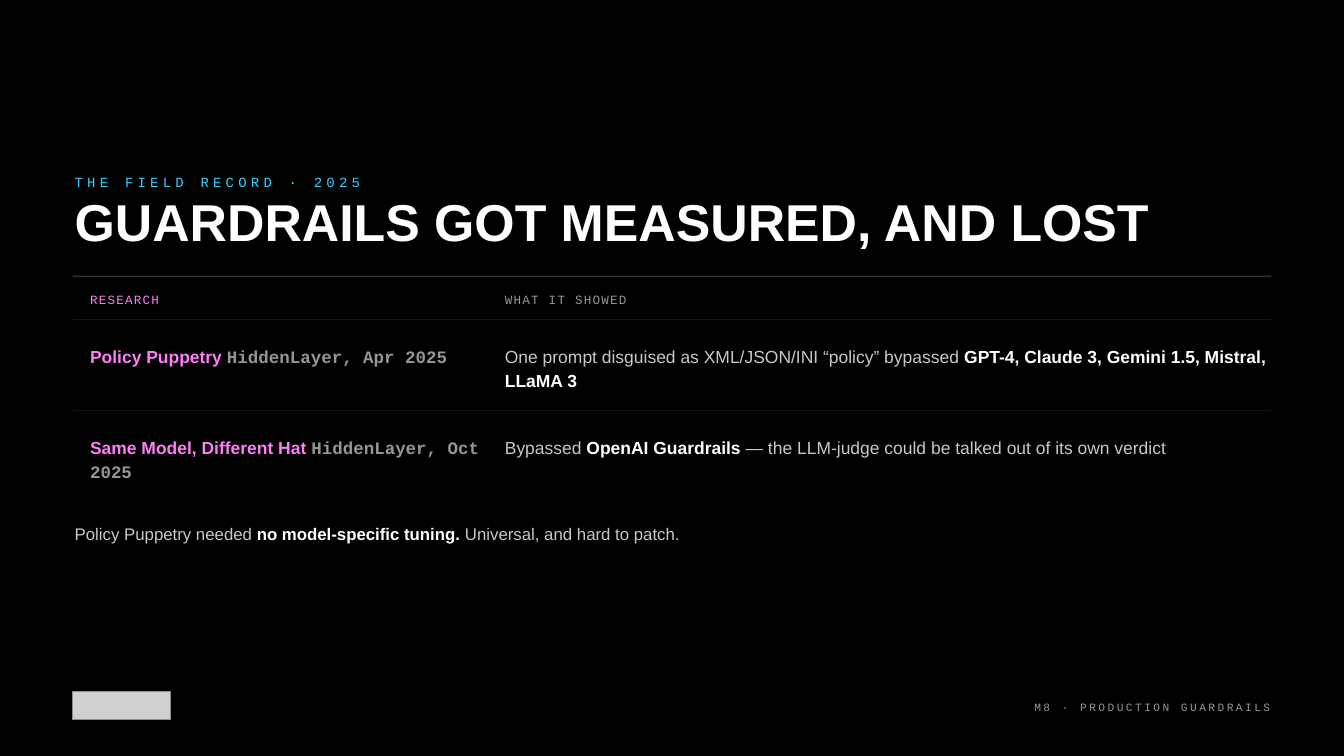
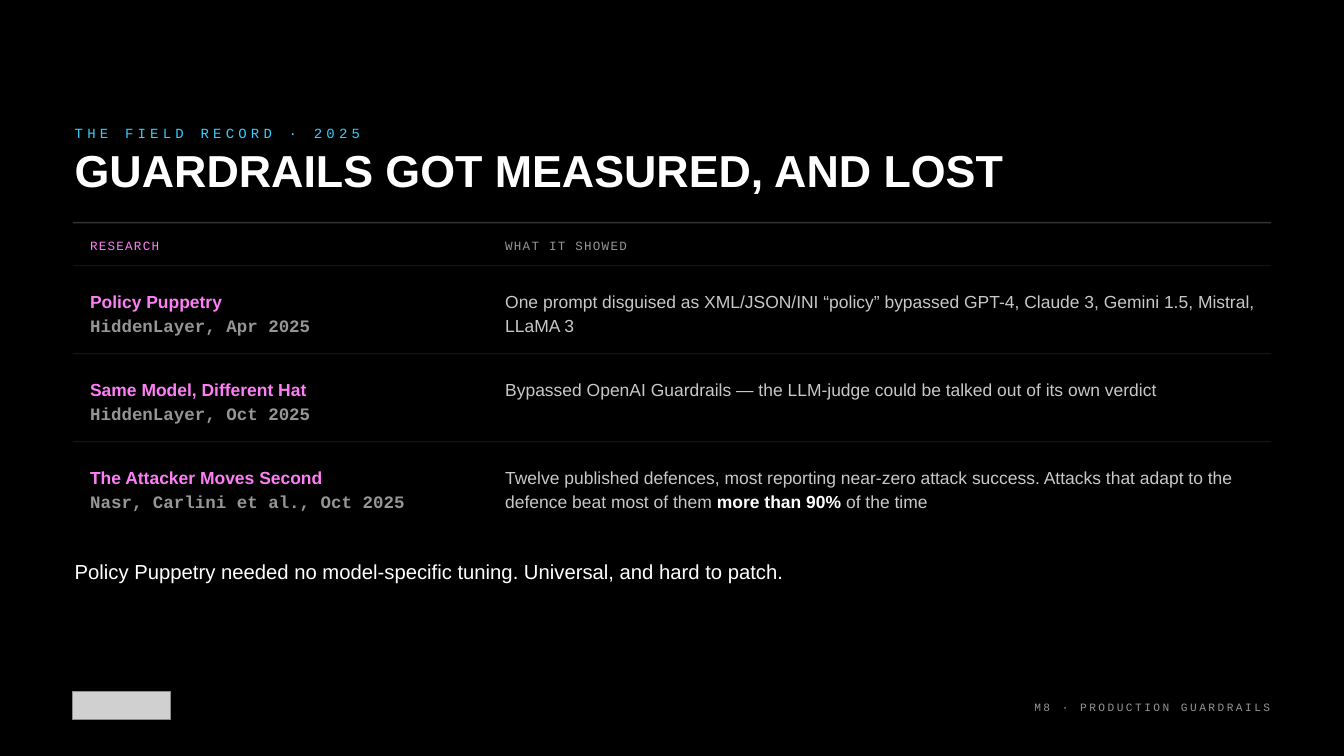
Before and after one commit to kkmookhey/training, a slide deck: slide 4 of blackhat-2026-adversarial-ai/M8-production-defense/slides/M8 Production Guardrails.pptx. Drawn at 1344x756 pixels with LibreOffice and Linux fonts; fonts in the diff are those of the drawing; grey boxes stand for pictures. Boxes give left, top, right and bottom in pixels: in the first picture for what was removed or moved away, otherwise in the second. Text is boxed around its words. In the diff, an @@ line names an element or a change of style, - is before the commit and + after.

```diff
--- a/blackhat-2026-adversarial-ai/M8-production-defense/slides/M8 Production Guardrails.pptx
+++ b/blackhat-2026-adversarial-ai/M8-production-defense/slides/M8 Production Guardrails.pptx
@@ text "THE FIELD RECORD · 2025": place and size @@
-text "THE FIELD RECORD · 2025" at (75, 177, 360, 187)
+text "THE FIELD RECORD · 2025" at (75, 128, 360, 138)
@@ text "GUARDRAILS GOT MEASURED, AND LOST": place and size @@
-text "GUARDRAILS GOT MEASURED, AND LOST" at (75, 204, 1149, 249)
+text "GUARDRAILS GOT MEASURED, AND LOST" at (75, 155, 1003, 194)
@@ text "GUARDRAILS GOT MEASURED, AND LOST" at (75, 155, 1003, 194): size 55.5 to 48 pt @@
@@ rectangle: place and size @@
-rectangle at (73, 276, 1271, 277)
+rectangle at (73, 222, 1271, 223)
@@ text "RESEARCH": place and size @@
-text "RESEARCH" at (90, 295, 159, 304)
+text "RESEARCH" at (90, 241, 159, 250)
@@ text "WHAT IT SHOWED": place and size @@
-text "WHAT IT SHOWED" at (505, 295, 626, 304)
+text "WHAT IT SHOWED" at (505, 241, 626, 250)
@@ rectangle added at (73, 265, 488, 266), fill #FFFFFF at 13% opacity @@
@@ rectangle added at (488, 265, 1271, 266), fill #FFFFFF at 13% opacity @@
@@ text "Policy Puppetry HiddenLayer, Apr 2025" rewrapped from (90, 350, 447, 367) to (90, 295, 310, 336) @@
@@ text "One prompt disguised as XML/JSON/INI ...": place and size @@
-text "One prompt disguised as XML/JSON/INI ..." at (505, 350, 1266, 387)
+text "One prompt disguised as XML/JSON/INI ..." at (505, 295, 1254, 332)
@@ text "One prompt disguised as XML/JSON/INI ..." at (505, 295, 1254, 332): text colour #FFFFFF to #C8C8C8, bold off in "GPT-4, Claude 3, Gemini 1.5, Mistral, LLaMA ..." @@
@@ rectangle: place and size @@
-rectangle at (73, 319, 487, 320)
+rectangle at (73, 353, 488, 354)
@@ rectangle: place and size @@
-rectangle at (488, 319, 1271, 320)
+rectangle at (488, 353, 1271, 354)
@@ text "Same Model, Different Hat HiddenLayer, ..." rewrapped from (90, 441, 479, 478) to (90, 383, 310, 424) @@
@@ text "Bypassed OpenAI Guardrails — the ...": place and size @@
-text "Bypassed OpenAI Guardrails — the ..." at (505, 441, 1165, 458)
+text "Bypassed OpenAI Guardrails — the ..." at (505, 383, 1156, 400)
@@ text "Bypassed OpenAI Guardrails — the ..." at (505, 383, 1156, 400): text colour #FFFFFF to #C8C8C8, bold off in "OpenAI Guardrails" @@
@@ rectangle: place and size @@
-rectangle at (73, 410, 487, 411)
+rectangle at (73, 442, 488, 442)
@@ rectangle: place and size @@
-rectangle at (488, 410, 1271, 411)
+rectangle at (488, 442, 1271, 442)
@@ text added at (90, 471, 405, 511), 18.8 pt, text #969696, bold @@
+The Attacker Moves Second
+Nasr, Carlini et al., Oct 2025
@@ text added at (505, 471, 1232, 508), 18.8 pt, text #C8C8C8 @@
+Twelve published defences, most reporting near-zero attack success. Attacks that adapt to the defence beat most of them more than 90% of the time
@@ text "Policy Puppetry needed no model-specific ...": place and size @@
-text "Policy Puppetry needed no model-specific ..." at (75, 527, 680, 544)
+text "Policy Puppetry needed no model-specific ..." at (75, 564, 783, 584)
@@ text "Policy Puppetry needed no model-specific ..." at (75, 564, 783, 584): size 18 to 21.8 pt; text colour #C8C8C8 to #FFFFFF in "Policy Puppetry needed Universal, and hard to ..."; bold off in "no model-specific tuning."; line spacing 1 to 1.25 @@
```
Also in this commit, not shown: 5 other slides changed, 7 slides added, 33 other files.
